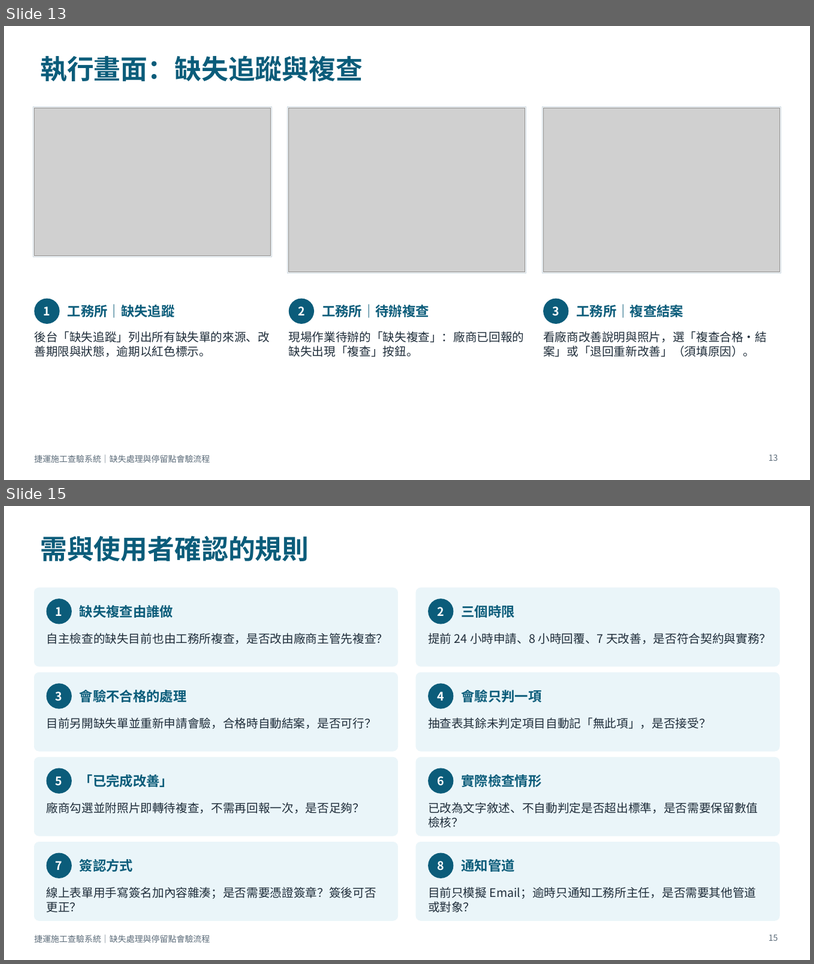
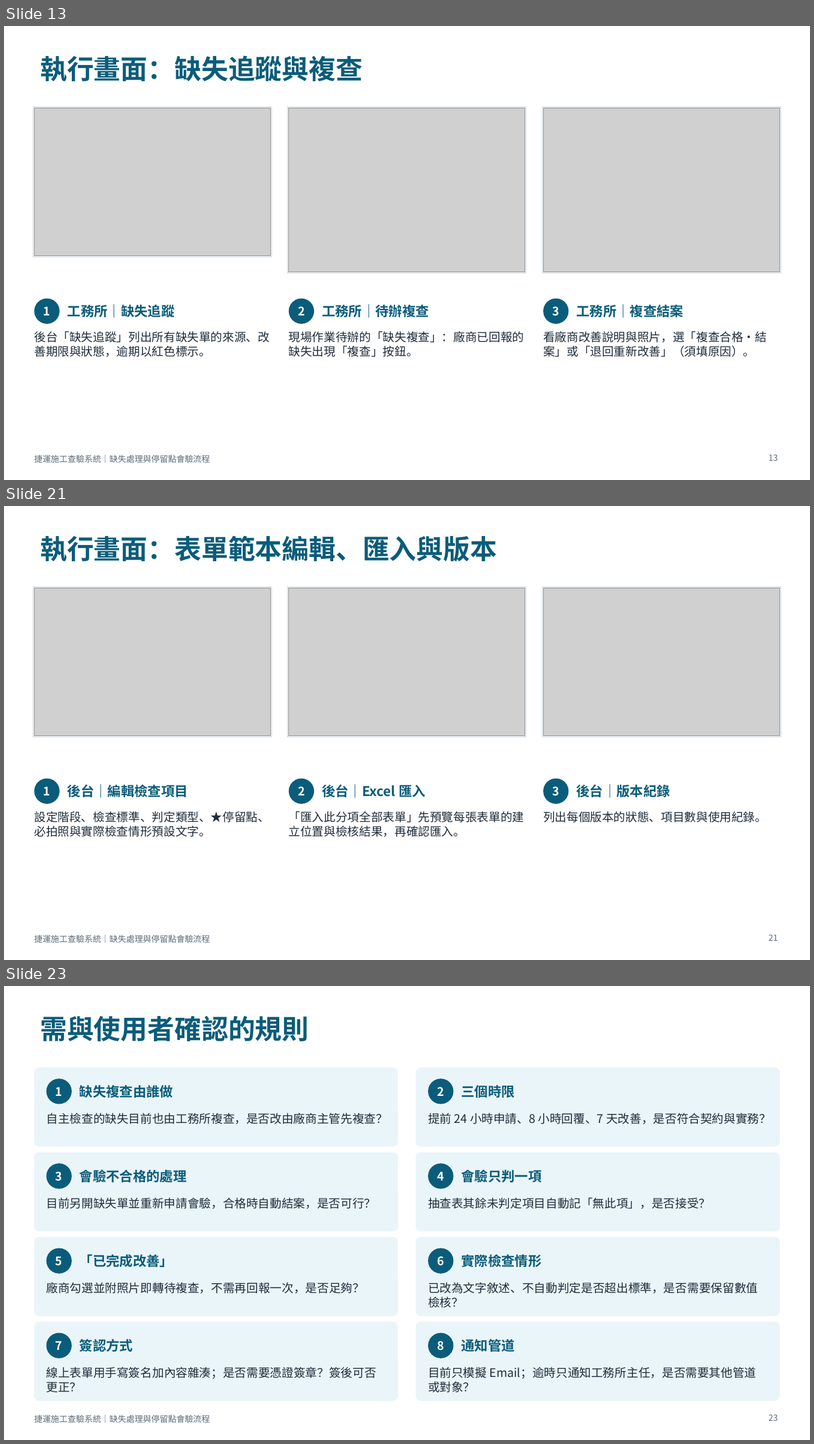
Before and after one commit to brianchou7310/MRT-Construction-QMS, a slide deck: 捷運施工查驗系統_缺失與停留點流程說明.pptx. Shown one above the other, each under a label of ours: slides 13 and 15 before the commit, slides 13, 21 and 23 after it; the slides between them are not shown. The pictures are 814x964 and 814x1444 pixels, drawn with LibreOffice and Linux fonts; fonts in the diff are those of the drawing; grey boxes stand for pictures. Boxes give left, top, right and bottom in pixels: in the first picture for what was removed or moved away, otherwise in the second. Text is boxed around its words. In the diff, an @@ line names an element or a change of style, - is before the commit and + after.

```diff
--- a/捷運施工查驗系統_缺失與停留點流程說明.pptx
+++ b/捷運施工查驗系統_缺失與停留點流程說明.pptx
@@ slide 21 added at [4, 506, 810, 960], background #FFFFFF; not listed: 1 template element that a slide beside it also shows @@
@@ title added at [40, 535, 497, 561], 32 pt, text #0B5C7A, bold @@
+執行畫面：表單範本編輯、匯入與版本
@@ rectangle added at [33, 586, 272, 736], fill #FFFFFF, outline #C9D6DE 0.75 pt @@
@@ picture added at [34, 588, 271, 735] @@
@@ rectangle added at [288, 586, 527, 736], fill #FFFFFF, outline #C9D6DE 0.75 pt @@
@@ picture added at [289, 588, 525, 735] @@
@@ rectangle added at [542, 586, 782, 736], fill #FFFFFF, outline #C9D6DE 0.75 pt @@
@@ picture added at [543, 588, 780, 735] @@
@@ ellipse added at [34, 778, 60, 804], fill #0B5C7A, 14 pt, text #FFFFFF, bold @@
+1
@@ text added at [68, 784, 188, 798], 16 pt, text #0B5C7A, bold @@
+後台｜編輯檢查項目
@@ ellipse added at [289, 778, 314, 804], fill #0B5C7A, 14 pt, text #FFFFFF, bold @@
+2
@@ text added at [322, 784, 426, 798], 16 pt, text #0B5C7A, bold @@
+後台｜Excel 匯入
@@ ellipse added at [543, 778, 569, 804], fill #0B5C7A, 14 pt, text #FFFFFF, bold @@
+3
@@ text added at [577, 784, 671, 798], 16 pt, text #0B5C7A, bold @@
+後台｜版本紀錄
@@ text added at [34, 811, 270, 837], 14 pt, text #1F2D3A @@
+設定階段、檢查標準、判定類型、★停留點、必拍照與實際檢查情形預設文字。
@@ text added at [289, 811, 525, 837], 14 pt, text #1F2D3A @@
+「匯入此分項全部表單」先預覽每張表單的建立位置與檢核結果，再確認匯入。
@@ text added at [543, 811, 767, 822], 14 pt, text #1F2D3A @@
+列出每個版本的狀態、項目數與使用紀錄。
@@ page number added at [769, 934, 779, 940], 10 pt, text #5B6B79 @@
+21
@@ what was slide 15 is now slide 23 @@
@@ page number at [769, 1414, 779, 1420]: text changed @@
-15
+23
```
Also in this commit, not shown: 1 slide changed, 7 other slides added, 1 other file.
